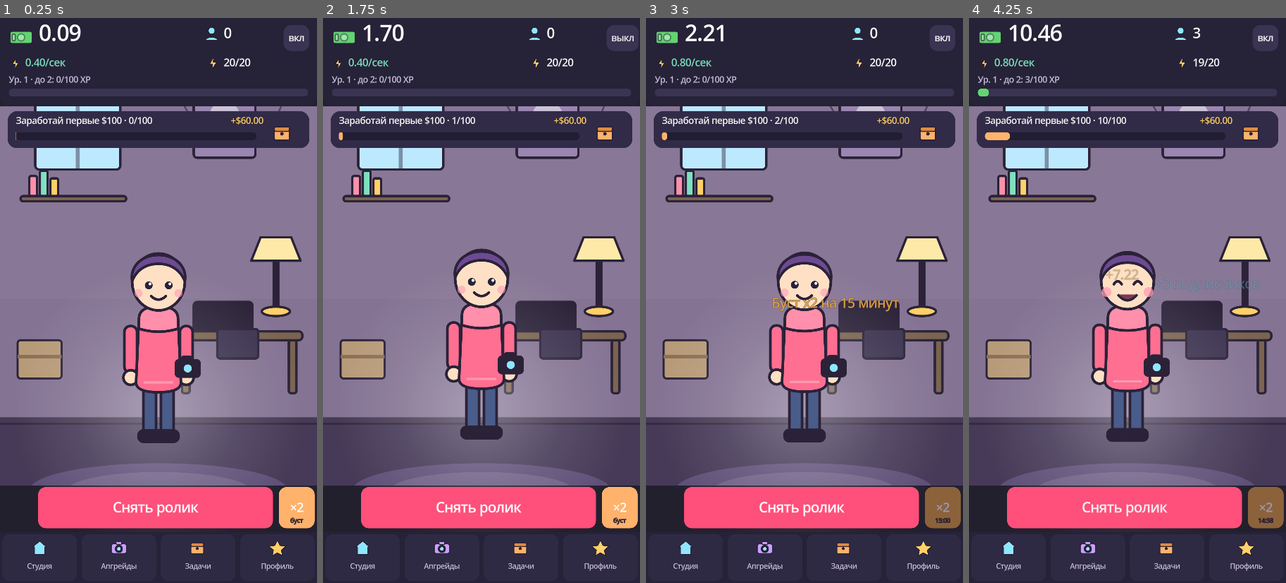
Above: before the commit, frames 1-4 (left to right).
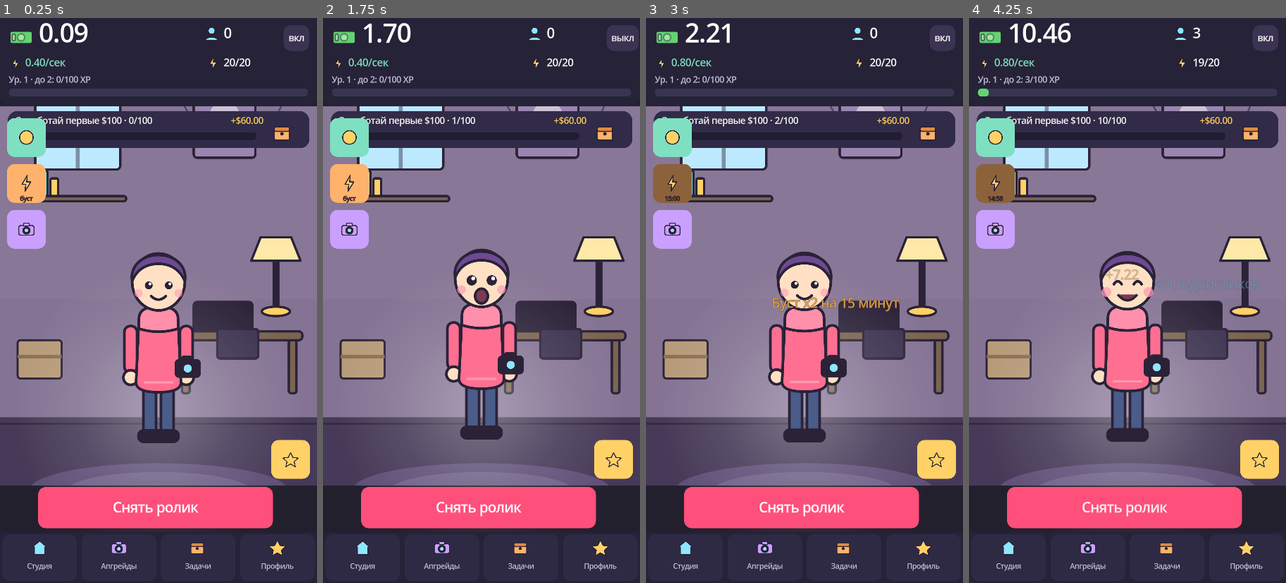
Above: after the commit, the same moments.

Repository: mcvadi777-code/clipstar
Game: Godot game, scene res://scenes/main.tscn
The game is run twice, just before and just after one commit, with the same random seed, the same clock (stepped at 60 frames per second) and the same inputs.
Inputs (mouse positions are in pixels of both pictures, inside the frame that each line leads up to; where the layout moved, square brackets give the same spot in the first picture):
- Up to frame 1 (0.25 s): no input
- Up to frame 2 (1.75 s): click (348, 136) at 0.52 s; click "вкл" at 1.25 s
- Up to frame 3 (3 s): click "выкл" at 2 s; click (671, 181) [943, 509] at 2.75 s
- Up to frame 4 (4.25 s): click "Снять ролик" at 3.5 s

The runs differ from the first frame. In frame 1, 4.3% of the frame differs, in the area x 2-100%, y 0-91%; in frame 2, 4.5%; in frame 3, 4.3%; in frame 4, 4.4%.

Commit message:
2d: scripts/ui/main.gd

Diff:
--- a/scripts/ui/main.gd
+++ b/scripts/ui/main.gd
@@ -52,6 +52,7 @@
 	_build_top_bar()
 	_build_task_card()
 	_build_bottom_bar()
+	_build_side_buttons()
 
 	float_layer = Control.new()
 	float_layer.set_anchors_preset(Control.PRESET_FULL_RECT)
@@ -73,8 +74,8 @@
 	cash.position = Vector2(26.0, 20.0)
 	bar.add_child(cash)
 
-	lbl_money = _label("0.00", 72, Color.WHITE)
-	lbl_money.position = Vector2(132.0, 2.0)
+	lbl_money = _label("0.00", 84, Color.WHITE)
+	lbl_money.position = Vector2(132.0, -6.0)
 	bar.add_child(lbl_money)
 
 	var bolt: TextureRect = _icon("icon_bolt.svg", 46.0)
@@ -145,19 +146,6 @@
 	root.offset_top = -BOTTOM_H
 	root.mouse_filter = Control.MOUSE_FILTER_IGNORE
 	add_child(root)
-
-	btn_boost = _button("×2", Color("#ffb26b"), 40)
-	btn_boost.position = Vector2(950.0, 4.0)
-	btn_boost.size = Vector2(122.0, 140.0)
-	btn_boost.pressed.connect(_on_boost)
-	root.add_child(btn_boost)
-
-	lbl_boost = _label("", 20, Color("#2b2238"))
-	lbl_boost.position = Vector2(950.0, 104.0)
-	lbl_boost.size = Vector2(122.0, 26.0)
-	lbl_boost.horizontal_alignment = HORIZONTAL_ALIGNMENT_CENTER
-	lbl_boost.mouse_filter = Control.MOUSE_FILTER_IGNORE
-	root.add_child(lbl_boost)
 
 	var shoot: Button = _button("Снять ролик", Color("#ff4f7b"), 46)
 	shoot.position = Vector2(130.0, 4.0)
@@ -191,6 +179,64 @@
 		var idx: int = i
 		b.pressed.connect(func() -> void: _on_tab(idx))
 		tabs.add_child(b)
+
+
+func _build_side_buttons() -> void:
+	var layer: Control = Control.new()
+	layer.set_anchors_preset(Control.PRESET_FULL_RECT)
+	layer.mouse_filter = Control.MOUSE_FILTER_IGNORE
+	add_child(layer)
+
+	var tap_btn: Button = _button("", Color("#7ee0c0"), 24)
+	tap_btn.position = Vector2(24.0, TOP_H + 40.0)
+	tap_btn.size = Vector2(132.0, 132.0)
+	tap_btn.pressed.connect(_on_tap_button)
+	layer.add_child(tap_btn)
+	_center_icon(tap_btn, "icon_coin.svg", 64.0)
+
+	btn_boost = _button("", Color("#ffb26b"), 24)
+	btn_boost.position = Vector2(24.0, TOP_H + 196.0)
+	btn_boost.size = Vector2(132.0, 132.0)
+	btn_boost.pressed.connect(_on_boost)
+	layer.add_child(btn_boost)
+	_center_icon(btn_boost, "icon_bolt.svg", 64.0)
+
+	lbl_boost = _label("", 20, Color("#3a2430"))
+	lbl_boost.position = Vector2(24.0, TOP_H + 300.0)
+	lbl_boost.size = Vector2(132.0, 26.0)
+	lbl_boost.horizontal_alignment = HORIZONTAL_ALIGNMENT_CENTER
+	layer.add_child(lbl_boost)
+
+	var shop_btn: Button = _button("", Color("#c9a0ff"), 24)
+	shop_btn.position = Vector2(24.0, TOP_H + 352.0)
+	shop_btn.size = Vector2(132.0, 132.0)
+	shop_btn.pressed.connect(_open_upgrades)
+	layer.add_child(shop_btn)
+	_center_icon(shop_btn, "icon_camera.svg", 64.0)
+
+	var pig_btn: Button = _button("", Color("#ffd166"), 22)
+	pig_btn.set_anchors_preset(Control.PRESET_BOTTOM_RIGHT)
+	pig_btn.offset_left = -156.0
+	pig_btn.offset_top = -BOTTOM_H - 156.0
+	pig_btn.offset_right = -24.0
+	pig_btn.offset_bottom = -BOTTOM_H - 24.0
+	pig_btn.pressed.connect(_open_profile)
+	layer.add_child(pig_btn)
+	_center_icon(pig_btn, "icon_star.svg", 56.0)
+
+
+func _center_icon(btn: Button, file: String, px: float) -> void:
+	var ic: TextureRect = _icon(file, px)
+	ic.position = Vector2((btn.size.x - px) * 0.5, (btn.size.y - px) * 0.5)
+	ic.mouse_filter = Control.MOUSE_FILTER_IGNORE
+	btn.add_child(ic)
+
+
+func _on_tap_button() -> void:
+	Game.do_tap()
+	studio.play_tap()
+	Sfx.play("tap")
+	_bills(Vector2(studio.size.x * 0.5, studio.size.y * 0.6))
 
 
 func _build_overlay() -> void:
